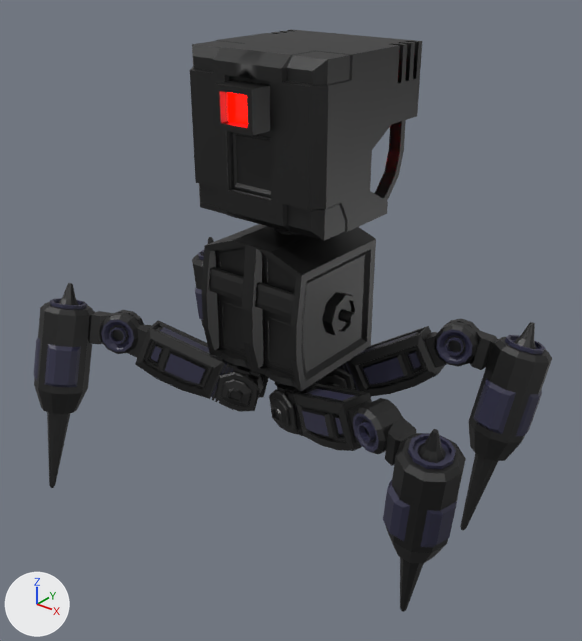
The FBX model Assets/_Models/FBX/Enemy/quadLegRobotNoArmsAnimations.fbx: old version first, new version second.
One viewpoint serves both versions: a camera (50 mm lens) standing at (1.53, -1.98, 0.33) and looking at (0.06, -0.14, -0.81). Lighting does not change. The marker at lower left points along +X, +Y and +Z. Where no turn or scale is listed for an object, it has been applied to the vertices.

Objects in the first picture: 'Body Connector', 'Head', 'Leg1.001', 'Leg1.003', 'Leg1.004', 'Leg2.001', 'Leg2.002', 'Leg2.003', 'Leg2.004', 'Right Back Leg Connector.001', 'Right Back Leg Connector.003'.
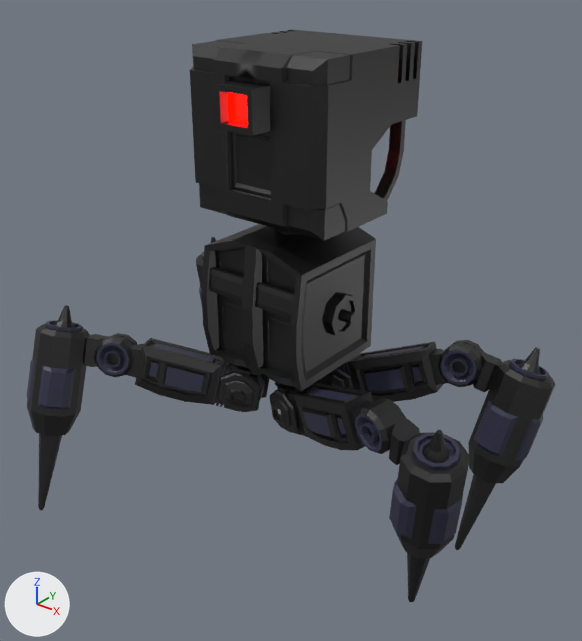
Where the change shows, as pixel boxes (x1, y1, x2, y2) in the pictures (582 x 641 px):
'Leg2.004', moved, turned
    before: (440, 319, 552, 530)
    after: (446, 340, 555, 550)
'Leg2.003', moved, turned
    before: (371, 398, 466, 612)
    after: (373, 398, 470, 602)
'Leg2.001', moved, turned
    before: (34, 283, 144, 488)
    after: (27, 305, 138, 511)
'Leg1.001', moved, turned
    before: (99, 312, 263, 410)
    after: (94, 335, 265, 412)
'Leg1.004', moved, turned
    before: (338, 321, 478, 396)
    after: (338, 342, 482, 402)
'Leg1.003', moved, turned
    before: (285, 383, 393, 454)
    after: (285, 383, 396, 454)
'Right Back Leg Connector.001', moved
    before: (215, 363, 268, 412)
    after: (217, 363, 269, 412)
'Leg2.002', moved, turned
    before: (192, 237, 214, 326)
    after: (196, 237, 216, 304)

The change, as a list of edits to the scene's bpy script:
```text
Change ob_leg2_002:
    ob_leg2_002.location: (-0.515, 0.211, -0.94) -> (-0.513, 0.222, -0.948)
    ob_leg2_002.rotation_euler: (1.647, 0.0749, -1.974) -> (1.616, 0.12, -2.011)  # degrees (94, 4.3, -113) -> degrees (93, 6.9, -115)
Change ob_leg2_003:
    ob_leg2_003.location: (0.521, -0.316, -0.931) -> (0.524, -0.307, -0.932)
    ob_leg2_003.rotation_euler: (-1.418, -0.0786, 1.278) -> (-1.4, -0.132, 1.315)  # degrees (-81, -4.5, 73) -> degrees (-80, -7.6, 75)
Change ob_right_back_leg_connector_001:
    ob_right_back_leg_connector_001.location: (-0.113, -0.195, -1.09) -> (-0.106, -0.194, -1.091)
Change ob_leg1_003:
    ob_leg1_003.location: (0.116, -0.183, -1.091) -> (0.117, -0.18, -1.091)
    ob_leg1_003.rotation_euler: (-1.21, 0.0502, -1.872) -> (-1.213, 0.0863, -1.843)  # degrees (-69, 2.9, -107) -> degrees (-69, 4.9, -106)
Change ob_leg2_004:
    ob_leg2_004.location: (0.502, 0.17, -0.866) -> (0.528, 0.163, -0.931)
    ob_leg2_004.rotation_euler: (-1.432, 0.198, 1.768) -> (-1.388, 0.223, 1.76)  # degrees (-82, 11, 101) -> degrees (-80, 13, 101)
Change ob_leg1_004:
    ob_leg1_004.location: (0.126, 0.043, -1.089) -> (0.119, 0.039, -1.09)
    ob_leg1_004.rotation_euler: (-1.054, -0.138, -1.325) -> (-1.208, -0.153, -1.338)  # degrees (-60, -7.9, -76) -> degrees (-69, -8.8, -77)
Change ob_leg2_001:
    ob_leg2_001.location: (-0.493, -0.384, -0.923) -> (-0.494, -0.415, -1.002)
    ob_leg2_001.rotation_euler: (1.454, -0.259, -0.99) -> (1.426, -0.295, -0.972)  # degrees (83, -15, -57) -> degrees (82, -17, -56)
Change ob_leg1_001:
    ob_leg1_001.location: (-0.112, -0.198, -1.089) -> (-0.104, -0.196, -1.09)
    ob_leg1_001.rotation_euler: (1.953, 0.178, 2.098) -> (1.772, 0.204, 2.125)  # degrees (112, 10, 120) -> degrees (102, 12, 122)
```
